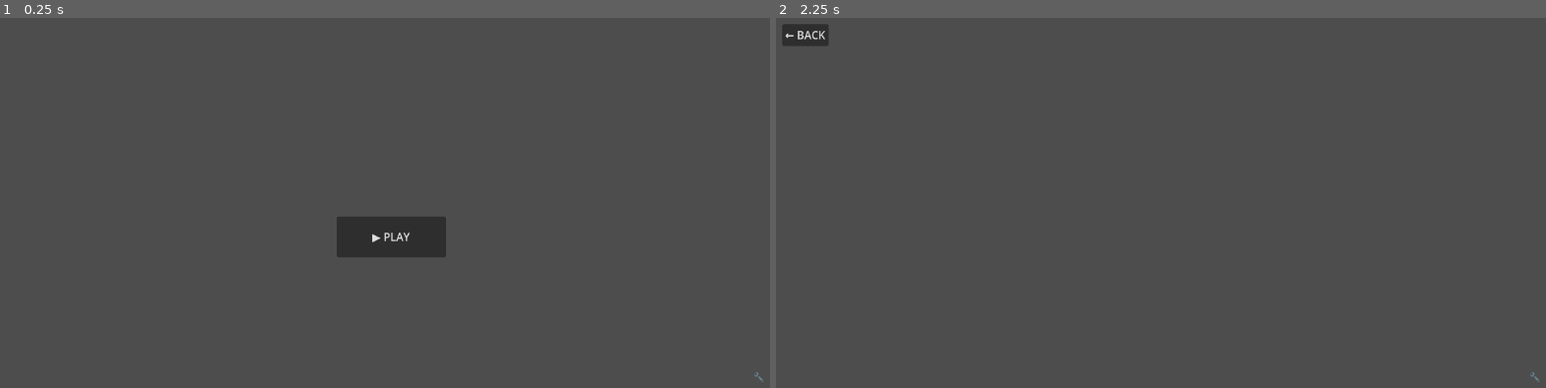
Above: before the commit, frames 1-2 (left to right).
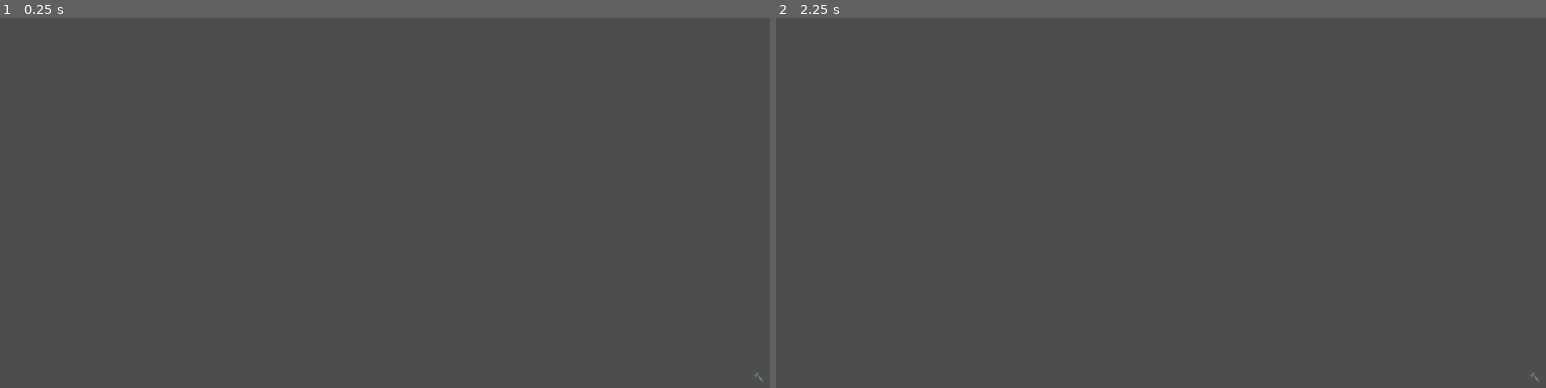
Above: after the commit, the same moments.

Repository: GeorgeMee/Godotter
Game: Godot game, scene res://game/levels/main_level.tscn
The game is run twice, just before and just after one commit, with the same random seed, the same clock (stepped at 60 frames per second) and the same inputs.
Inputs (mouse positions are in pixels of both pictures, inside the frame that each line leads up to):
- Up to frame 1 (0.25 s): no input
- Up to frame 2 (2.25 s): click (1168, 236) at 0.5 s, where only the run before the commit has a clickable "▶ PLAY"; click (806, 36) at 1.25 s, where only the run before the commit has a clickable "← BACK"; click (1168, 236) at 2 s, where only the run before the commit has a clickable "▶ PLAY"

The runs differ from the first frame. In frame 1, 1.5% of the frame differs, in the area x 43-58%, y 53-65%; in frame 2, 0.3%.

Commit message:
refactor(levels): UI widgets as prefabs, UI group convention

Diff:
--- a/templates/godotter_game_template/game/levels/game_level.gd
+++ /dev/null
@@ -1,10 +0,0 @@
-extends Control
-
-
-func _ready() -> void:
-	if has_node("BackBtn"):
-		$BackBtn.pressed.connect(_on_back_pressed)
-
-
-func _on_back_pressed() -> void:
-	get_tree().change_scene_to_file("res://game/levels/main_level.tscn")
--- a/templates/godotter_game_template/game/levels/game_level.tscn
+++ b/templates/godotter_game_template/game/levels/game_level.tscn
@@ -1,16 +1,12 @@
-[gd_scene load_steps=5 format=3 uid="{{UID_GAME_LEVEL_SCENE}}"]
+[gd_scene load_steps=4 format=3 uid="{{UID_GAME_LEVEL_SCENE}}"]
 
 [ext_resource type="Script" path="res://game/core/events/event_bus.gd" id="1_event_bus"]
 [ext_resource type="Script" path="res://game/core/bootstrap/managers.gd" id="2_managers"]
 [ext_resource type="Script" path="res://game/core/input/input_mapper.gd" id="3_input_mapper"]
-[ext_resource type="Script" path="res://game/levels/game_level.gd" id="4_game_level_script"]
 
 [node name="GameLevel" type="Control"]
 layout_mode = 3
 anchors_preset = 15
-grow_horizontal = 2
-grow_vertical = 2
-script = ExtResource("4_game_level_script")
 
 [node name="Managers" type="Node" parent="."]
 script = ExtResource("2_managers")
@@ -21,11 +17,6 @@
 [node name="InputMapper" type="Node" parent="Managers" groups=["mgr:input"]]
 script = ExtResource("3_input_mapper")
 
-[node name="BackBtn" type="Button" parent="."]
-layout_mode = 1
-anchors_preset = 0
-offset_left = 12.0
-offset_top = 12.0
-offset_right = 80.0
-offset_bottom = 44.0
-text = "← BACK"
+[node name="UI" type="Control" parent="." groups=["ui"]]
+layout_mode = 3
+anchors_preset = 15
--- a/templates/godotter_game_template/game/levels/main_level.gd
+++ /dev/null
@@ -1,9 +0,0 @@
-extends Control
-
-
-func _ready() -> void:
-	$PlayBtn.pressed.connect(_on_play_pressed)
-
-
-func _on_play_pressed() -> void:
-	get_tree().change_scene_to_file("res://game/levels/game_level.tscn")
--- a/templates/godotter_game_template/game/levels/main_level.tscn
+++ b/templates/godotter_game_template/game/levels/main_level.tscn
@@ -1,16 +1,12 @@
-[gd_scene load_steps=5 format=3 uid="{{UID_MAIN_SCENE}}"]
+[gd_scene load_steps=4 format=3 uid="{{UID_MAIN_SCENE}}"]
 
 [ext_resource type="Script" path="res://game/core/events/event_bus.gd" id="1_event_bus"]
 [ext_resource type="Script" path="res://game/core/bootstrap/managers.gd" id="2_managers"]
 [ext_resource type="Script" path="res://game/core/input/input_mapper.gd" id="3_input_mapper"]
-[ext_resource type="Script" path="res://game/levels/main_level.gd" id="4_main_level_script"]
 
 [node name="MainLevel" type="Control"]
 layout_mode = 3
 anchors_preset = 15
-grow_horizontal = 2
-grow_vertical = 2
-script = ExtResource("4_main_level_script")
 
 [node name="Managers" type="Node" parent="."]
 script = ExtResource("2_managers")
@@ -21,11 +17,6 @@
 [node name="InputMapper" type="Node" parent="Managers" groups=["mgr:input"]]
 script = ExtResource("3_input_mapper")
 
-[node name="PlayBtn" type="Button" parent="."]
-layout_mode = 1
-anchors_preset = 8
-offset_left = -80.0
-offset_top = -30.0
-offset_right = 80.0
-offset_bottom = 30.0
-text = "▶ PLAY"
+[node name="UI" type="Control" parent="." groups=["ui"]]
+layout_mode = 3
+anchors_preset = 15
--- /dev/null
+++ b/templates/godotter_game_template/ui/widgets/game_widget.gd
@@ -0,0 +1,7 @@
+extends Control
+
+
+func _ready() -> void:
+	$BackBtn.pressed.connect(
+		func() -> void: get_tree().change_scene_to_file("res://game/levels/main_level.tscn")
+	)
--- /dev/null
+++ b/templates/godotter_game_template/ui/widgets/game_widget.tscn
@@ -0,0 +1,17 @@
+[gd_scene load_steps=2 format=3 uid="{{UID_GAME_WIDGET}}"]
+
+[ext_resource type="Script" path="res://ui/widgets/game_widget.gd" id="1_game_widget_script"]
+
+[node name="GameWidget" type="Control"]
+layout_mode = 3
+anchors_preset = 15
+script = ExtResource("1_game_widget_script")
+
+[node name="BackBtn" type="Button" parent="."]
+layout_mode = 1
+anchors_preset = 0
+offset_left = 12.0
+offset_top = 12.0
+offset_right = 80.0
+offset_bottom = 44.0
+text = "← BACK"
--- /dev/null
+++ b/templates/godotter_game_template/ui/widgets/main_widget.gd
@@ -0,0 +1,7 @@
+extends Control
+
+
+func _ready() -> void:
+	$PlayBtn.pressed.connect(
+		func() -> void: get_tree().change_scene_to_file("res://game/levels/game_level.tscn")
+	)
--- /dev/null
+++ b/templates/godotter_game_template/ui/widgets/main_widget.tscn
@@ -0,0 +1,17 @@
+[gd_scene load_steps=2 format=3 uid="{{UID_MAIN_WIDGET}}"]
+
+[ext_resource type="Script" path="res://ui/widgets/main_widget.gd" id="1_main_widget_script"]
+
+[node name="MainWidget" type="Control"]
+layout_mode = 3
+anchors_preset = 15
+script = ExtResource("1_main_widget_script")
+
+[node name="PlayBtn" type="Button" parent="."]
+layout_mode = 1
+anchors_preset = 8
+offset_left = -80.0
+offset_top = -30.0
+offset_right = 80.0
+offset_bottom = 30.0
+text = "▶ PLAY"
Not shown, changed: templates/godotter_game_template/Docs/Conventions.md
